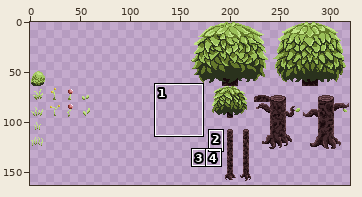
Pixel-art file, stored at Artwork/TileSets/TileMaps/Flora.ase. Above: a wide view before the commit, with the close-up outlined.
Close-up. Before:
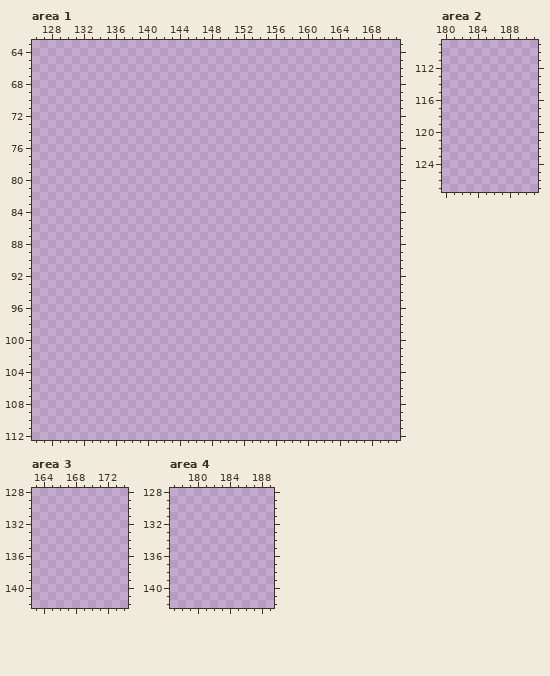
320x320 pixels, 1 frame. Shown: area 1: x 126..171, y 63..112; area 2: x 180..191, y 109..127; area 3: x 163..174, y 128..142; area 4: x 177..189, y 128..142. The wide view leaves out empty margins. The commit also changed other parts of the picture, which this record leaves out.
After the commit:
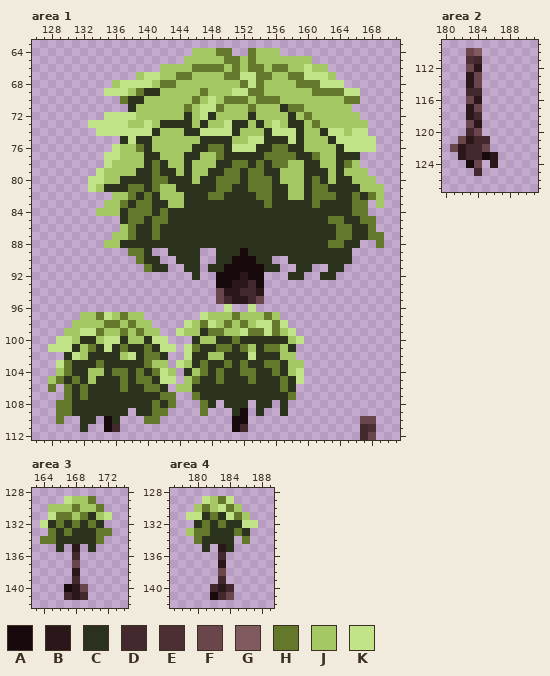
Palette (. is transparent): A #18090c  B #2b171a  C #2a321d  D #43292d  E #4b2f33  F #6a464c  G #815a60  H #64782b  J #a5c864  K #c2e387
The edit:
--- area 1
@@ x 126..171 @@
  63 ..............................................
- 64 ..............................................
- 65 ..............................................
- 66 ..............................................
- 67 ..............................................
- 68 ..............................................
- 69 ..............................................
- 70 ..............................................
- 71 ..............................................
- 72 ..............................................
- 73 ..............................................
- 74 ..............................................
- 75 ..............................................
- 76 ..............................................
- 77 ..............................................
- 78 ..............................................
- 79 ..............................................
- 80 ..............................................
- 81 ..............................................
- 82 ..............................................
- 83 ..............................................
- 84 ..............................................
- 85 ..............................................
- 86 ..............................................
- 87 ..............................................
- 88 ..............................................
- 89 ..............................................
- 90 ..............................................
- 91 ..............................................
- 92 ..............................................
- 93 ..............................................
- 94 ..............................................
- 95 ..............................................
- 96 ..............................................
- 97 ..............................................
- 98 ..............................................
- 99 ..............................................
-100 ..............................................
-101 ..............................................
-102 ..............................................
-103 ..............................................
-104 ..............................................
-105 ..............................................
-106 ..............................................
-107 ..............................................
-108 ..............................................
-109 ..............................................
-110 ..............................................
-111 ..............................................
-112 ..............................................
+ 64 ....................JJJHH..HJJJ...............
+ 65 ...................JJJJJHHJHJJJJJJJ...........
+ 66 ................JJJJHHHHJHJHHJHHJJKJJ.........
+ 67 .............JKKJJHHJJJJHHKKHHJJHHKKKJ........
+ 68 ..........JKKKKJHHJJJJJJJJHKHJJJJHHHKKK.......
+ 69 .........KKKJHCCJJJJJHJJJKKHHJJJJJJHHHHKK.....
+ 70 ...........HCCJJJJJJHJKJHHHJHHHJJJJJJJJHH.....
+ 71 ............CJJJJJJHJKKHJJJHJJJCHHJJJJJJ......
+ 72 .........KKKKJJJJJJCJKCJJJJCJJJJCJHJJJJJJ.....
+ 73 .......KKKKKJJKJCCCCJCJJKCCJCJKJCCJHJJJJJJ....
+ 74 ........KKKKKKKCJJJCCKKKKCJJJCKKKCJJCKKJKK....
+ 75 ...........CKCCJJJJJJCCCCJJKKCCCKCJJJCKKKKK...
+ 76 ..........KJJHCJJJJJCCHHCKKKCCHHCCJJJJCKKKK...
+ 77 .........KKJJJCCJJJCCJJHCCCCCHHHHCCHJJCCC.....
+ 78 .........KJJJJCHCJJCJJJCCHHCHCHHJJCCJJCHJ.....
+ 79 ........KJJJJCCHCCJCJJCCHHCHHCCJJJCCCJCJJJ....
+ 80 .......KKJJCCCCHHCCCJCCHHHCHHHCJJJCHCJCCJJJ...
+ 81 .......KJCCCHHCHJJCCCCCHHCCHHHCCJJCHHCCCCJJJ..
+ 82 ..........JJHCHCJJJCCCHHCCCCHHCCJJCHHHCCHCHJ..
+ 83 .........JJHCHHCCJJCCCCCCCCCCHCCCCCHCCCCHH.J..
+ 84 ........JJJCHHHCHCCCCCCCCCCCCCCCCCCCCCCCHH....
+ 85 ...........CHHCHHCCCCCCCCCCCCCCCCCCCCHHCCHH...
+ 86 ...........JHCCHCCCCCCCCCCCCCCCCCCCCCCHHCCH...
+ 87 ..........JJHCCHCCCCCCCCCCCCCCCCCCCCCCHHCCHH..
+ 88 .........JJCCCCCCCCCCCCCCCCCCCCCCCCCCHHCC..H..
+ 89 ............HHC..CCCC..CCCACCCCCCCCCCCCC......
+ 90 .............HCC..CCC..CCAAACC..CCCCCCCC......
+ 91 ..............HCC..CC.CCAAAAACC..CC..CC.......
+ 92 ....................C..AAABAA...CC..CC........
+ 93 .......................AABBDA.................
+ 94 .......................FBBDDB.................
+ 95 .......................FDBBDF.................
+ 96 ........................K..K..................
+ 97 ......JJHKJHJJ.......KJJJHJJJHJ...............
+ 98 .....JJJJHHJHJJ....KJHKJHJHJKKHK..............
+ 99 ....JJKKHJJHJHJJ..KJJCHHJJKHHKHJK.............
+100 ...KKJCCJKKCJJCKK...CJJCCHCCCCCCJK............
+101 ..KKKCJHCKCHCCHCKK.KHCCHHCHJCHHJC.............
+102 ....CKJCCCCJKCHHC..KCCJJCCCKCCCJJ.............
+103 ...KHCCCHCCCCCHJJ.KJCHCCHCHCCHHCJJ............
+104 ...JHCCJJCHHCHCHKJ.CJHCHCCHHCCHCJK............
+105 ..JHCHCJCCCHCHHCKK.JHCCHCCCHCCCHCK............
+106 ..H.HCHCCCCHCCHHC.JJCCCCCCCCCCCHC.............
+107 ....HCHCCCCCCCCCHH..HCCCCCCCCCCCH.............
+108 ...HHCCCCCCCCCCHCH...HC.CCC.CC.C..............
+109 ...HHCCCCCCC.CCHH....H...CA.C..C..............
+110 ...H..CC.AC...HH.........AA..............FF...
+111 ......C..AD..............AD..............DE...
+112 .........................................DF...
--- area 2
@@ x 180..191 @@
 109 ............
-110 ............
-111 ............
-112 ............
-113 ............
-114 ............
-115 ............
-116 ............
-117 ............
-118 ............
-119 ............
-120 ............
-121 ............
-122 ............
-123 ............
-124 ............
-125 ............
+110 ...FG.......
+111 ...ED.......
+112 ...FB.......
+113 ...BF.......
+114 ...BF.......
+115 ...DD.......
+116 ...FB.......
+117 ...BF.......
+118 ...BD.......
+119 ...FB.......
+120 ...DF.......
+121 ..FBDD......
+122 .FBDDF......
+123 ..BDDAB.....
+124 ...AF.B.....
+125 ....D.......
 126 ............
--- area 3
@@ x 163..174 @@
 128 ............
-129 ............
-130 ............
-131 ............
-132 ............
-133 ............
-134 ............
-135 ............
-136 ............
-137 ............
-138 ............
-139 ............
-140 ............
-141 ............
+129 ....KJJH....
+130 ..JJJHJJH...
+131 ..KHHJHCJK..
+132 .KCHCHCHC...
+133 ..HCHCCCHH..
+134 .HHCCCCCH...
+135 ...C.B.C....
+136 .....D......
+137 .....F......
+138 .....B......
+139 .....D......
+140 ....ABF.....
+141 ....DBD.....
 142 ............
--- area 4
@@ x 177..189 @@
 128 .............
-129 .............
-130 .............
-131 .............
-132 .............
-133 .............
-134 .............
-135 .............
-136 .............
-137 .............
-138 .............
-139 .............
-140 .............
-141 .............
+129 ....KJHK.....
+130 ...JHJKHJ....
+131 ..KKCHCKHJ...
+132 ...CHCHCCKK..
+133 ..JHHCCCHC...
+134 ...HCCCC.H...
+135 ....C.BC.....
+136 ......D......
+137 ......B......
+138 ......F......
+139 ......D......
+140 .....DBD.....
+141 .....ADF.....
 142 .............
Pixel boxes of the changes (left, top, right, bottom) in both close-ups:
added: (48, 48, 384, 440)
added: (450, 48, 498, 176)
added: (40, 496, 112, 600)
added: (186, 496, 258, 600)
